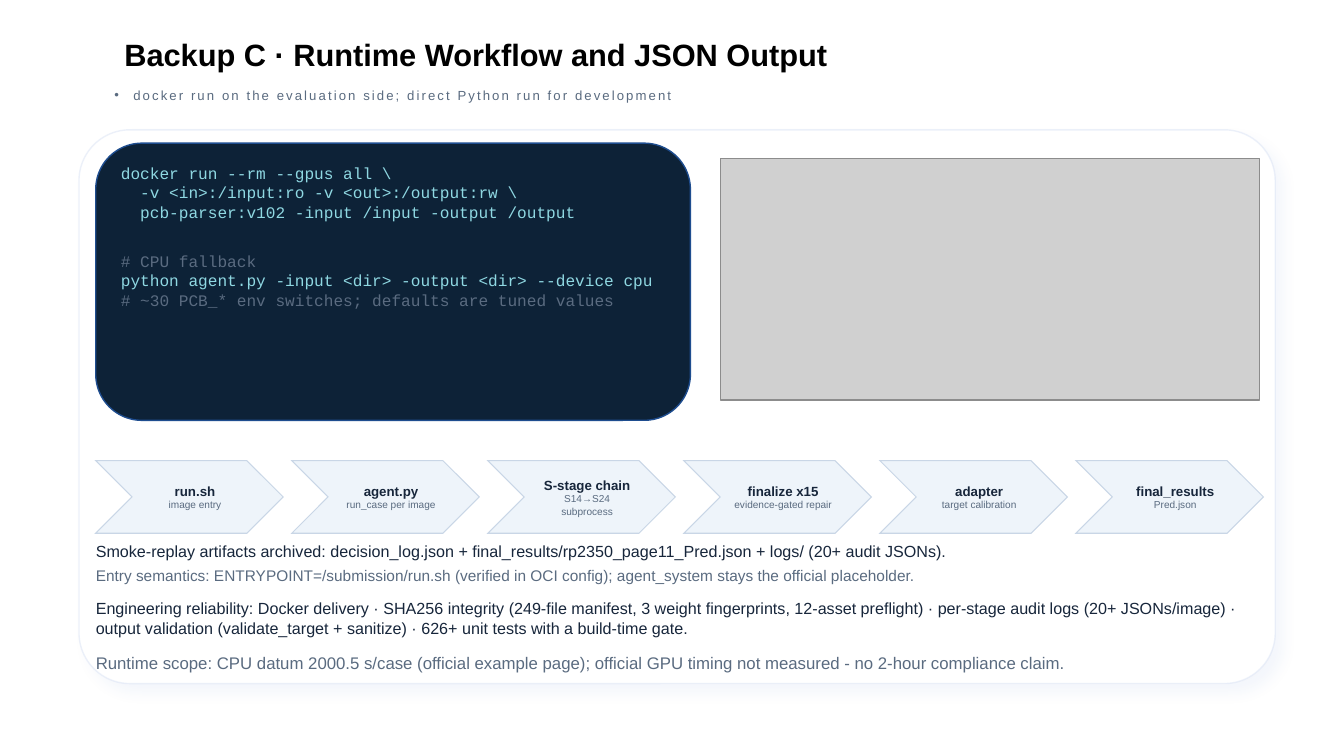
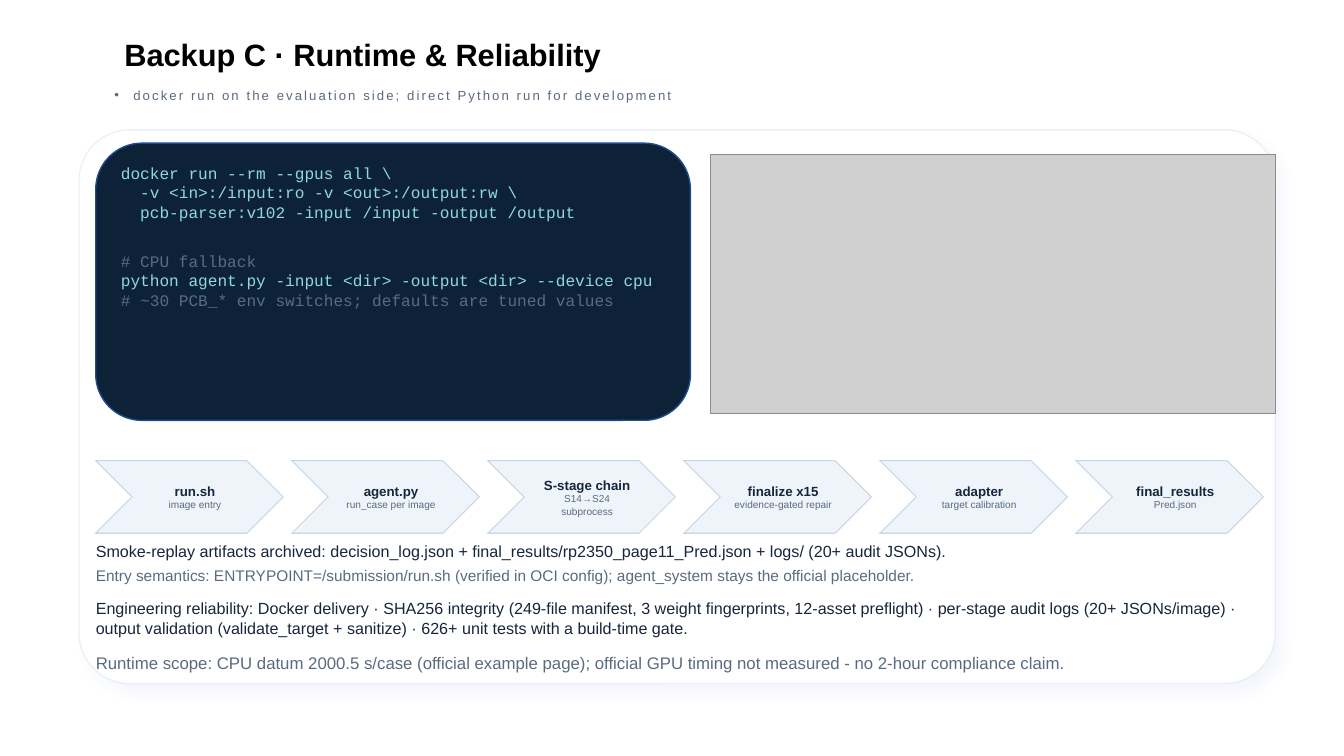
Before and after one commit to zc-cc1/pcb-schematic-parser, a slide deck: slide 15 of docs/eda_final_defense/slides/EDA精英挑战赛_决赛答辩_官方模板版.pptx. Drawn at 1344x756 pixels with LibreOffice and Linux fonts; fonts in the diff are those of the drawing; grey boxes stand for pictures; background and template pictures are left out. Boxes give left, top, right and bottom in pixels: in the first picture for what was removed or moved away, otherwise in the second. Text is boxed around its words. In the diff, an @@ line names an element or a change of style, - is before the commit and + after.

```diff
--- a/docs/eda_final_defense/slides/EDA精英挑战赛_决赛答辩_官方模板版.pptx
+++ b/docs/eda_final_defense/slides/EDA精英挑战赛_决赛答辩_官方模板版.pptx
@@ text at (x1=124, y1=43, x2=601, y2=71): text changed @@
-Backup C · Runtime Workflow and JSON Output
+Backup C · Runtime & Reliability
@@ picture resized from (x1=721, y1=158, x2=1260, y2=400) to (x1=711, y1=155, x2=1275, y2=414) @@
```
Also in this commit, not shown: 15 other slides changed, 31 other files.
